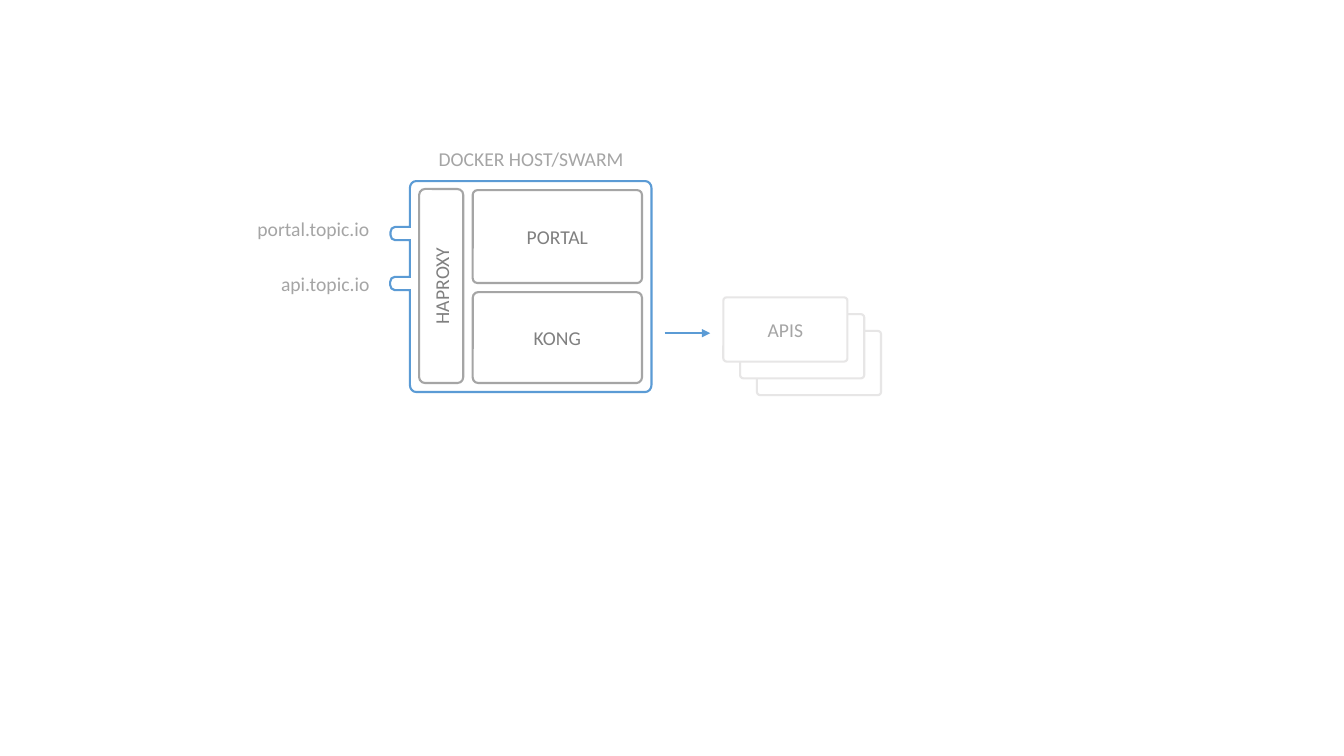
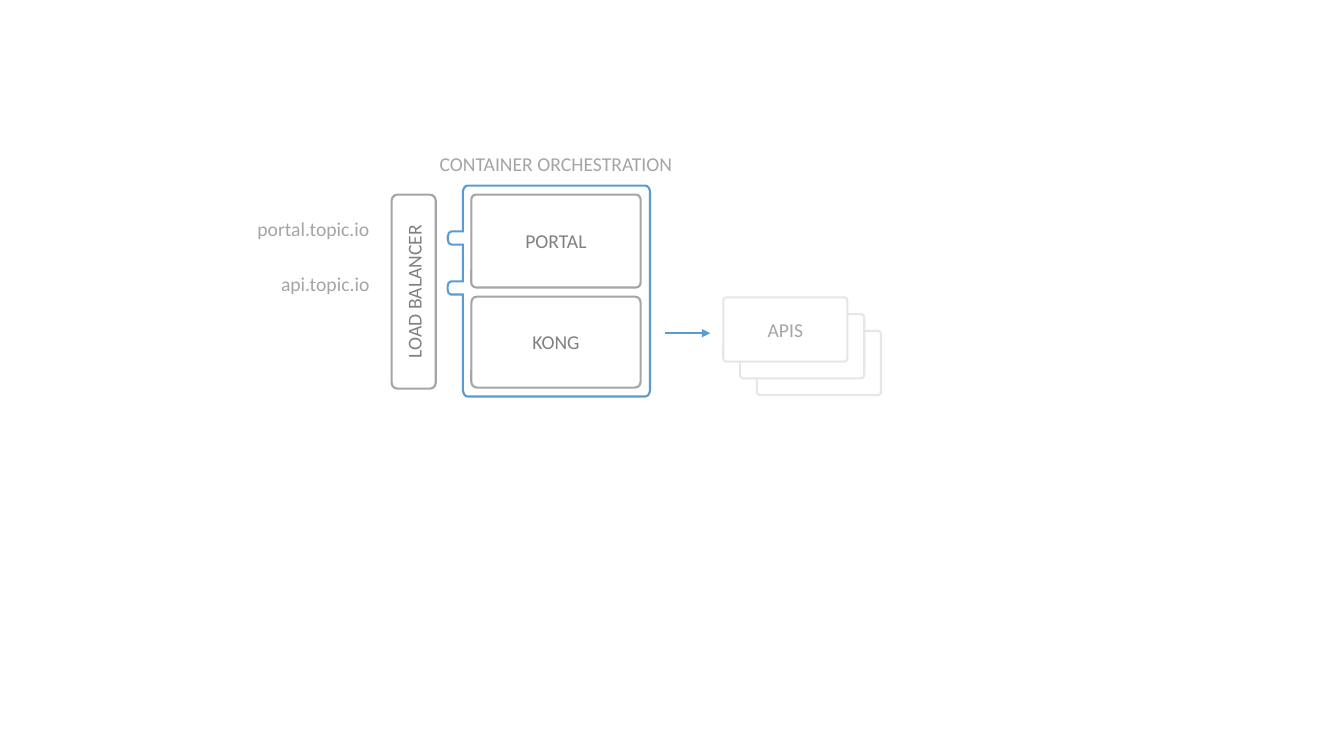
Before and after one commit to Haufe-Lexware/wicked.haufe.io, a slide deck: slide 2 of doc/architecture-illustrations.pptx. Drawn at 1344x756 pixels with LibreOffice and Linux fonts; fonts in the diff are those of the drawing. Boxes give left, top, right and bottom in pixels: in the first picture for what was removed or moved away, otherwise in the second. Text is boxed around its words. In the diff, an @@ line names an element or a change of style, - is before the commit and + after.

```diff
--- a/doc/architecture-illustrations.pptx
+++ b/doc/architecture-illustrations.pptx
@@ text at [440,158,672,171]: text changed @@
-DOCKER HOST/SWARM
+CONTAINER ORCHESTRATION
@@ rounded rectangle added at [392,195,437,389], fill #FFFFFF, outline #A5A5A5 1.5 pt, 14 pt, text #808080 @@
+LOAD BALANCER
@@ rounded rectangle removed at [419,190,464,384] @@
-HAPROXY
@@ freeform shape: place and size @@
-freeform shape at [390,181,651,392]
+freeform shape at [448,186,650,396]
@@ rounded rectangle "PORTAL": place and size @@
-rounded rectangle "PORTAL" at [473,191,642,283]
+rounded rectangle "PORTAL" at [472,195,641,287]
@@ rounded rectangle "KONG": place and size @@
-rounded rectangle "KONG" at [473,292,642,383]
+rounded rectangle "KONG" at [472,296,641,387]
```
Also in this commit, not shown: 2 other slides changed, 1 other file.
